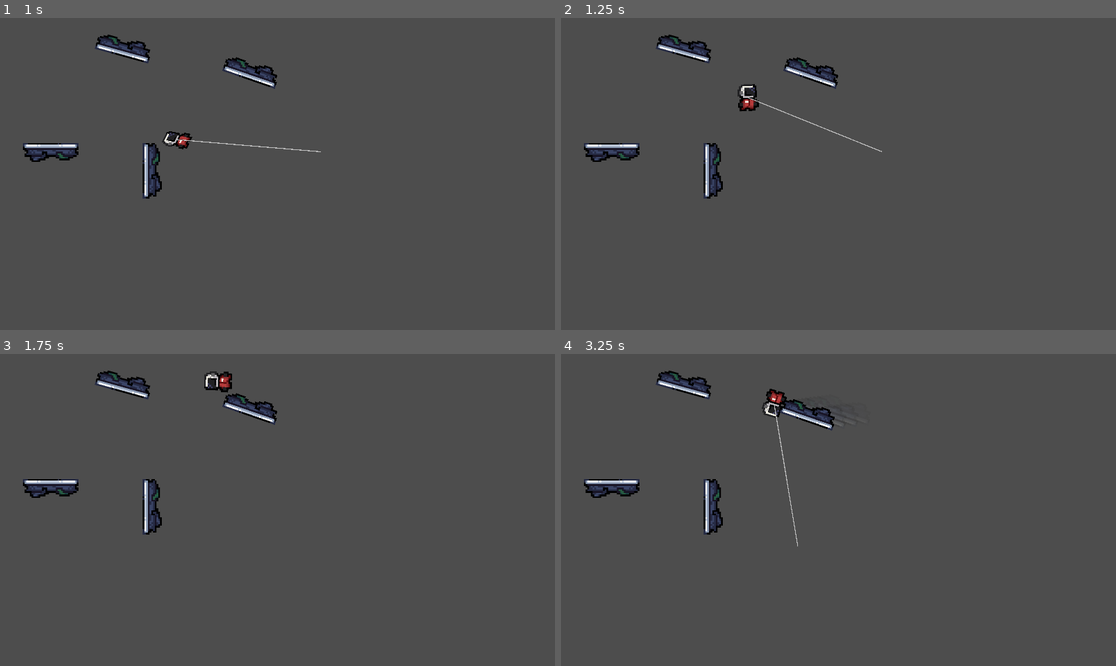
Above: before the commit, frames 1-4 (two rows, left to right).
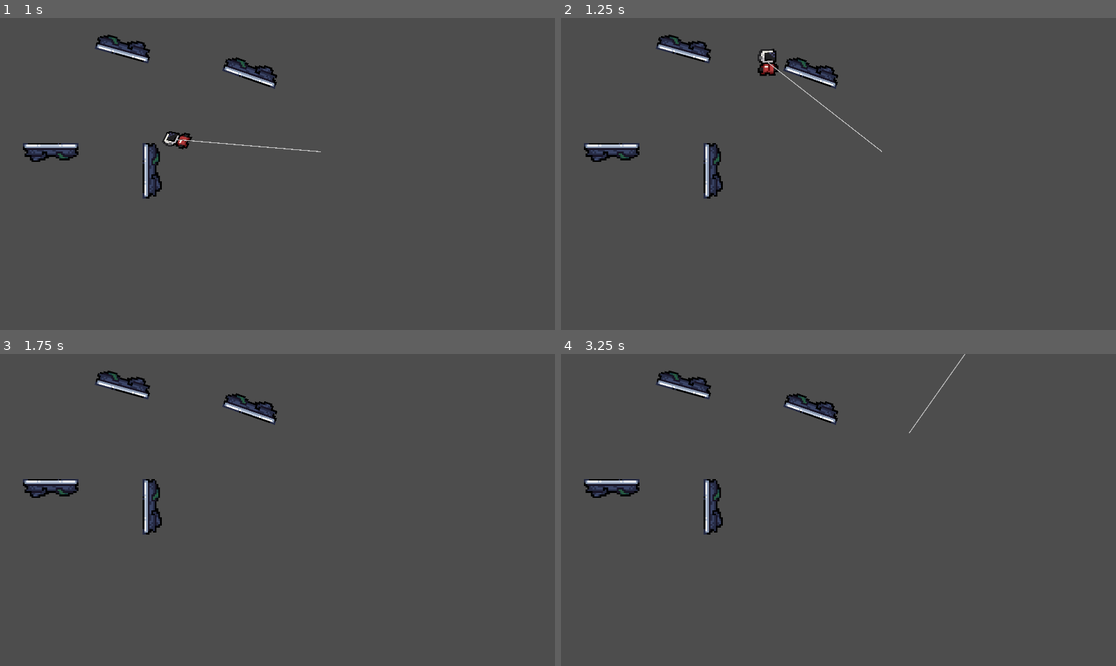
Above: after the commit, the same moments.

Repository: DrWine/IdidNotCrash
Game: Godot game, scene res://Levels/Dev/test.tscn
Same seed, same stepped clock (60 frames per second), same inputs: the game is played once before the commit and once after it. The project has no main scene, so this scene is started directly.
Inputs (mouse positions are in pixels of both pictures, inside the frame that each line leads up to):
- Up to frame 1 (1 s): tap Enter at 0.5 s; move the mouse to (399, 158) at 0.52 s; hold D (Right) from 0.53 s (still down); tap Space (Ability1) at 0.6 s; click (399, 158) at 0.67 s
- Up to frame 2 (1.25 s): keep holding D (Right)
- Up to frame 3 (1.75 s): move the mouse to (166, 525) at 1.27 s; release D (Right) at 1.28 s; hold S (Down) from 1.28 s (still down); click (166, 525) at 1.35 s
- Up to frame 4 (3.25 s): move the mouse to (894, 441) at 2.02 s; release S (Down) at 2.03 s; hold D (Right) 2.03-2.78 s; right-click (894, 441) at 2.1 s; move the mouse to (810, 572) at 2.77 s; hold W (Up) from 2.78 s (still down); tap Space (Ability1) at 2.85 s; click (810, 572) at 2.92 s

Frame 1 is identical in both runs. In frame 2, 0.7% of the frame differs, in the area x 31-58%, y 9-43%; in frame 3, 0.3%; in frame 4, 1.0%, in the area x 36-73%, y 0-62%.

Commit message:
garpling hook buffer

Diff:
--- a/Scripts/Components/grapling_hook_comp.gd
+++ b/Scripts/Components/grapling_hook_comp.gd
@@ -8,6 +8,8 @@
 var radius = 0.0
 var angle = 0.0
 var angular_speed = 0.0
+var rope_buffer = 100.0
+var current_rope_length = 0.0
 
 const BASE_ANGULAR_SPEED = 3.0
 const MAX_LINEAR_SPEED = 600.0
@@ -17,7 +19,6 @@
 @onready var grappling_hook: Line2D = $GraplingHook
 @onready var dashed_line: DashedLine = $DashedLine
 @onready var launch_ability_comp: Node2D = $"../LaunchAbilityComp"
-
 
 var hook_tween: Tween
 var hook_local_pos = Vector2.ZERO
@@ -90,6 +91,7 @@
 
 	var to_player = parent.global_position - grapple_point
 	radius = to_player.length()
+	current_rope_length = radius
 	if radius == 0:
 		radius = 1
 	angle = to_player.angle()
@@ -136,6 +138,19 @@
 			hide_hook()
 
 	if is_swinging:
+		var current_distance = parent.global_position.distance_to(grapple_point)
+
+		if current_distance <= current_rope_length + rope_buffer:
+			var new_radius = min(current_distance, current_rope_length + rope_buffer)
+			if new_radius > current_rope_length:
+				radius = new_radius
+				var to_player = parent.global_position - grapple_point
+				angle = to_player.angle()
+		else:
+			var to_player = parent.global_position - grapple_point
+			radius = to_player.length()
+			angle = to_player.angle()
+
 		angle += angular_speed * delta
 		var new_pos = grapple_point + Vector2(cos(angle), sin(angle)) * radius
 		parent.global_position = new_pos
